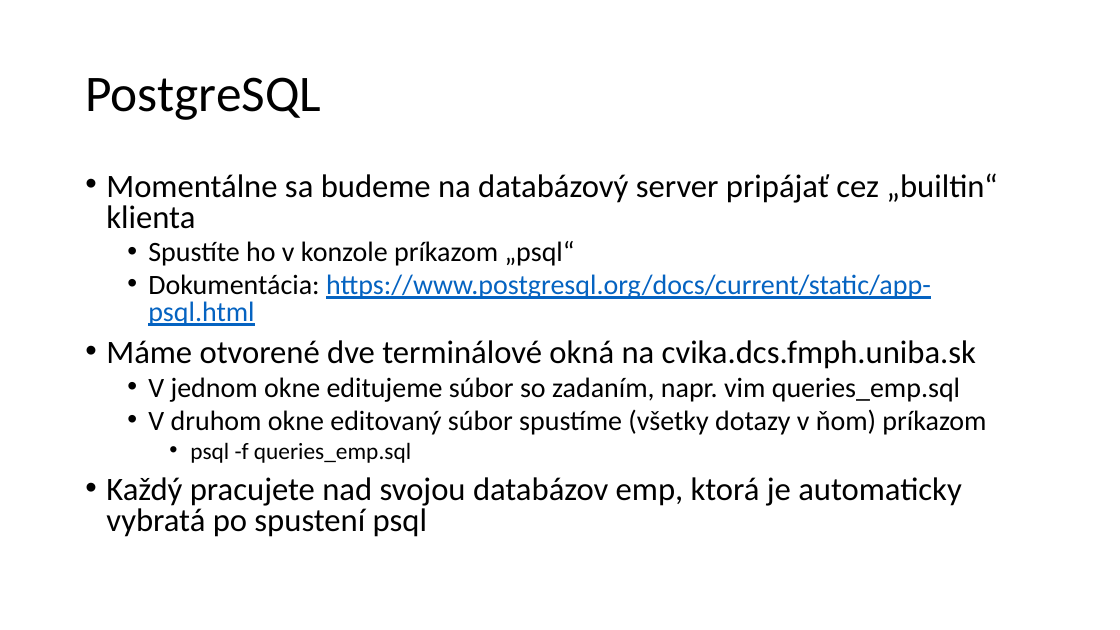
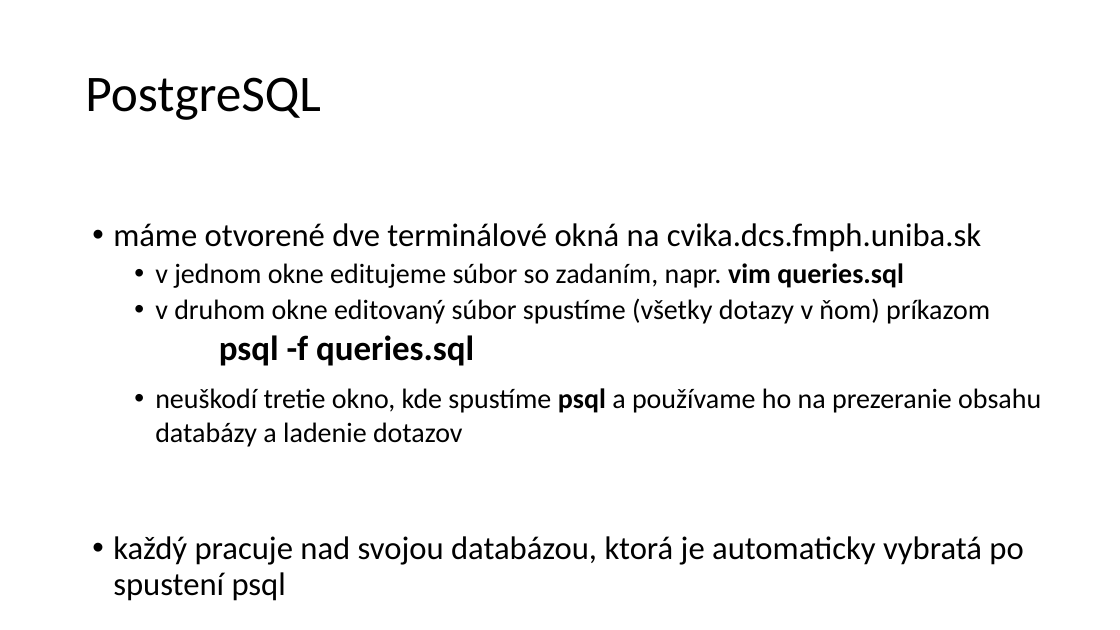
Before and after one commit to janmazak/db_praktikum, a slide deck: slide 16 of materialy/04/sql.pptx (slide 17 before the commit). Drawn at 1120x630 pixels with LibreOffice and Linux fonts; fonts in the diff are those of the drawing. Boxes give left, top, right and bottom in pixels: in the first picture for what was removed or moved away, otherwise in the second. Text is boxed around its words. In the diff, an @@ line names an element or a change of style, - is before the commit and + after.

```diff
--- a/materialy/04/sql.pptx
+++ b/materialy/04/sql.pptx
@@ text at [113,223,1041,565]: text changed @@
-• Momentálne sa budeme na databázový server pripájať cez „builtin“ klienta
-  • Spustíte ho v konzole príkazom „psql“
-  • Dokumentácia: https://www.postgresql.org/docs/current/static/app-psql.html
-• Máme otvorené dve terminálové okná na cvika.dcs.fmph.uniba.sk
-  • V jednom okne editujeme súbor so zadaním, napr. vim queries_emp.sql
-  • V druhom okne editovaný súbor spustíme (všetky dotazy v ňom) príkazom
-    • psql -f queries_emp.sql
-• Každý pracujete nad svojou databázov emp, ktorá je automaticky vybratá po spustení psql
+• máme otvorené dve terminálové okná na cvika.dcs.fmph.uniba.sk
+  • v jednom okne editujeme súbor so zadaním, napr. vim queries.sql
+  • v druhom okne editovaný súbor spustíme (všetky dotazy v ňom) príkazom
+psql -f queries.sql
+  • neuškodí tretie okno, kde spustíme psql a používame ho na prezeranie obsahu databázy a ladenie dotazov
+• každý pracuje nad svojou databázou, ktorá je automaticky vybratá po spustení psql
```
Also in this commit, not shown: 14 other slides changed, 2 slides added, 3 slides removed, 22 other files.
